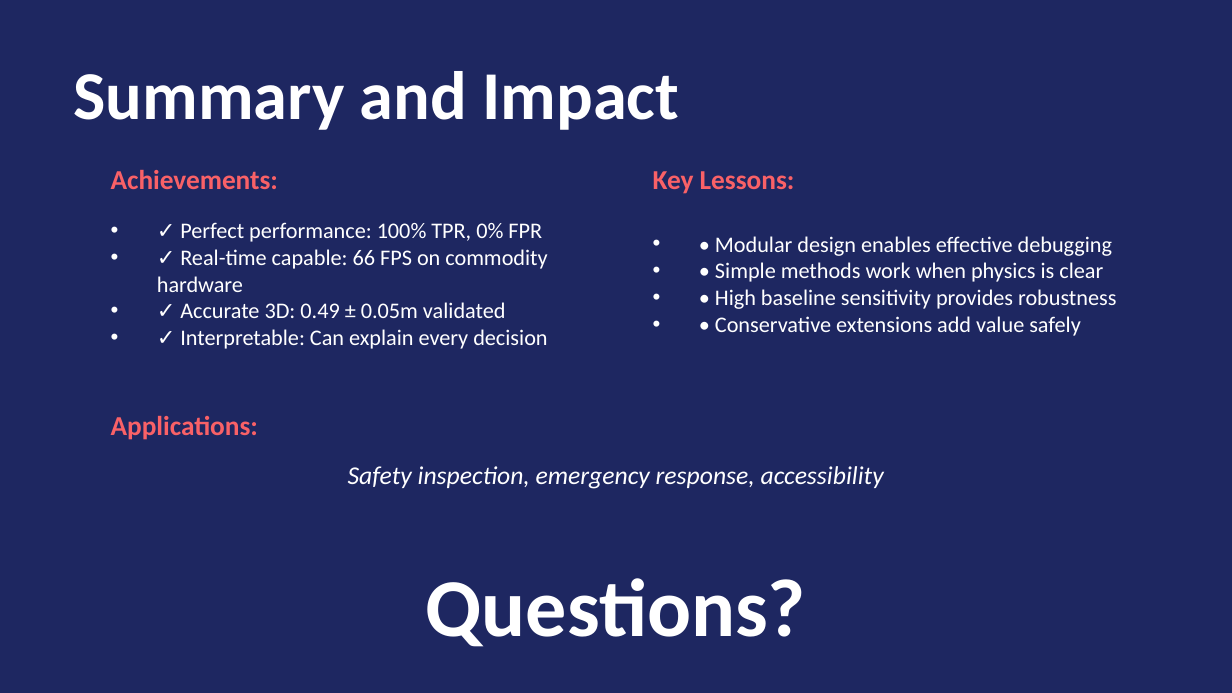
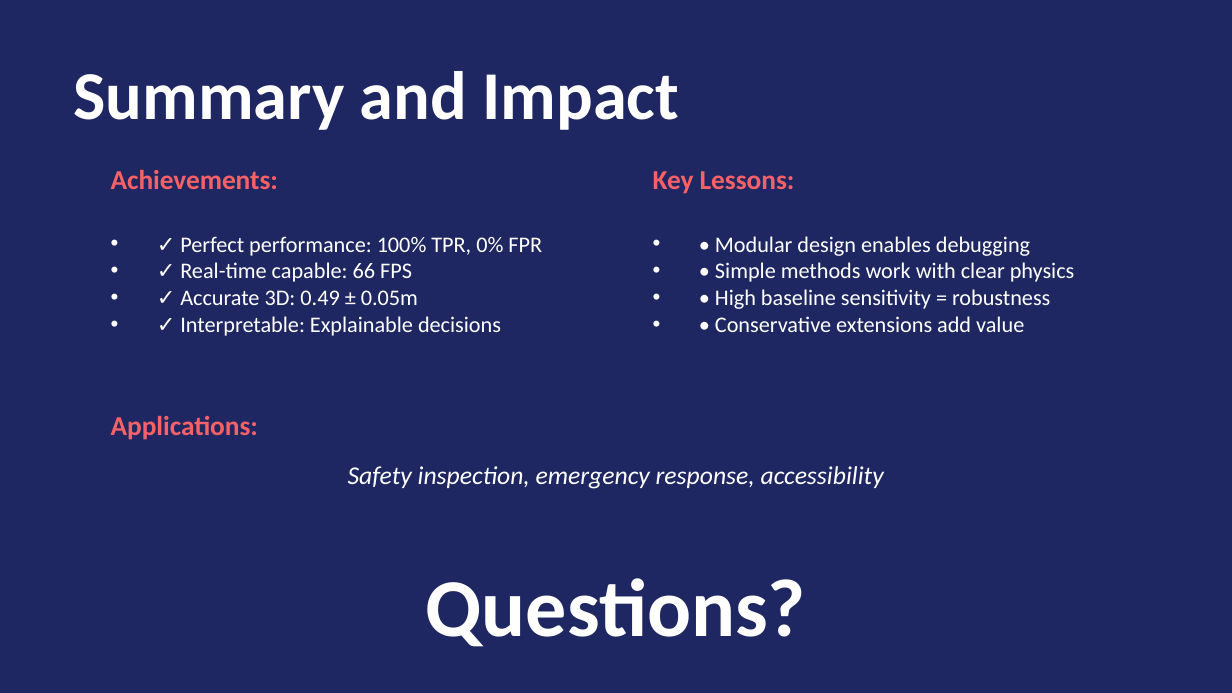
Before and after one commit to ThaniJames/R7020E_Group_7_Object-Detection-and-Localization, a slide deck: slide 14 of Fire_Extinguisher_Detection_Presentation.pptx. Drawn at 1232x693 pixels with LibreOffice and Linux fonts; fonts in the diff are those of the drawing. Boxes give left, top, right and bottom in pixels: in the first picture for what was removed or moved away, otherwise in the second. Text is boxed around its words. In the diff, an @@ line names an element or a change of style, - is before the commit and + after.

```diff
--- a/Fire_Extinguisher_Detection_Presentation.pptx
+++ b/Fire_Extinguisher_Detection_Presentation.pptx
@@ text at (715,236,1075,332): text changed @@
-• • Modular design enables effective debugging
-• • Simple methods work when physics is clear
-• • High baseline sensitivity provides robustness
-• • Conservative extensions add value safely
+• • Modular design enables debugging
+• • Simple methods work with clear physics
+• • High baseline sensitivity = robustness
+• • Conservative extensions add value
@@ text at (180,262,501,336): text changed @@
-• ✓ Real-time capable: 66 FPS on commodity hardware
-• ✓ Accurate 3D: 0.49 ± 0.05m validated
-• ✓ Interpretable: Can explain every decision
+• ✓ Real-time capable: 66 FPS
+• ✓ Accurate 3D: 0.49 ± 0.05m
+• ✓ Interpretable: Explainable decisions
```
Also in this commit, not shown: 3 other slides changed, 7 slides added, 7 slides removed.
